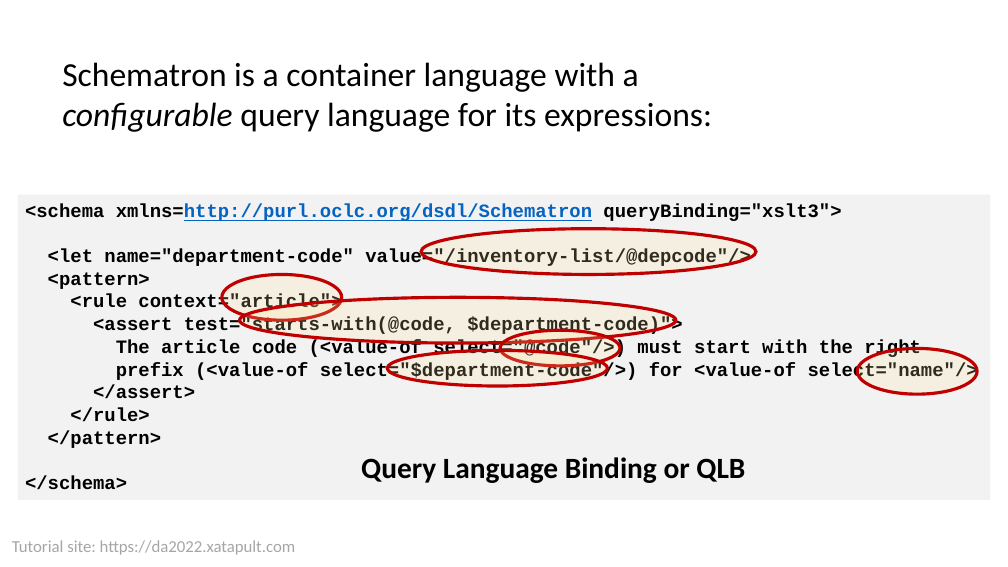
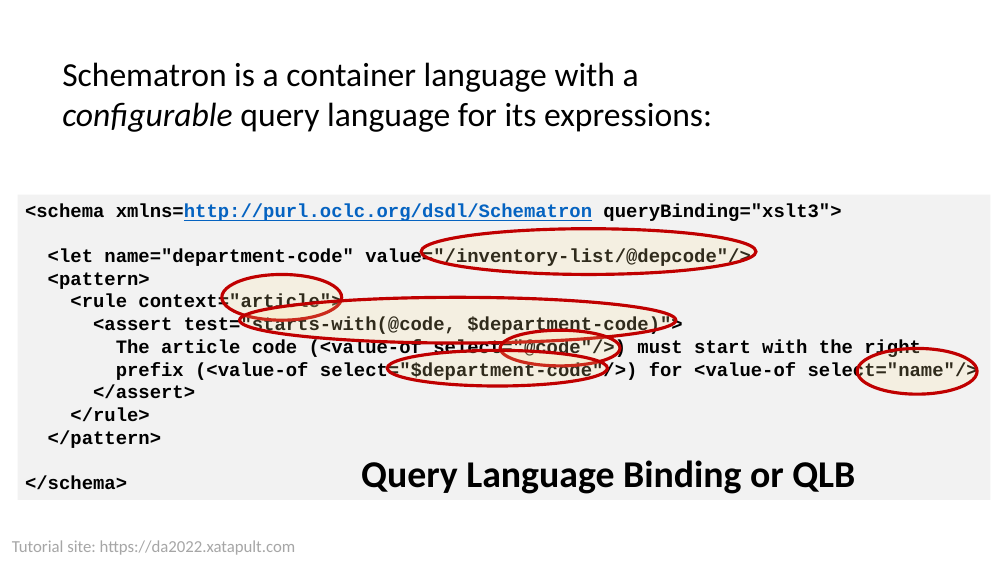
Before and after one commit to xatapult/da-2022-schematron, a slide deck: slide 26 of presentation/Schematron Tutorial DA 2022.pptx (slide 24 before the commit). Drawn at 1008x567 pixels with LibreOffice and Linux fonts; fonts in the diff are those of the drawing; background and template pictures are left out. Boxes give left, top, right and bottom in pixels: in the first picture for what was removed or moved away, otherwise in the second. Text is boxed around its words. In the diff, an @@ line names an element or a change of style, - is before the commit and + after.

```diff
--- a/presentation/Schematron Tutorial DA 2022.pptx
+++ b/presentation/Schematron Tutorial DA 2022.pptx
@@ text "Query Language Binding or QLB" at [361, 460, 855, 494]: size 28 to 36 pt @@
```
Also in this commit, not shown: 6 other slides changed, 6 slides added, 5 slides removed, 27 other files.
